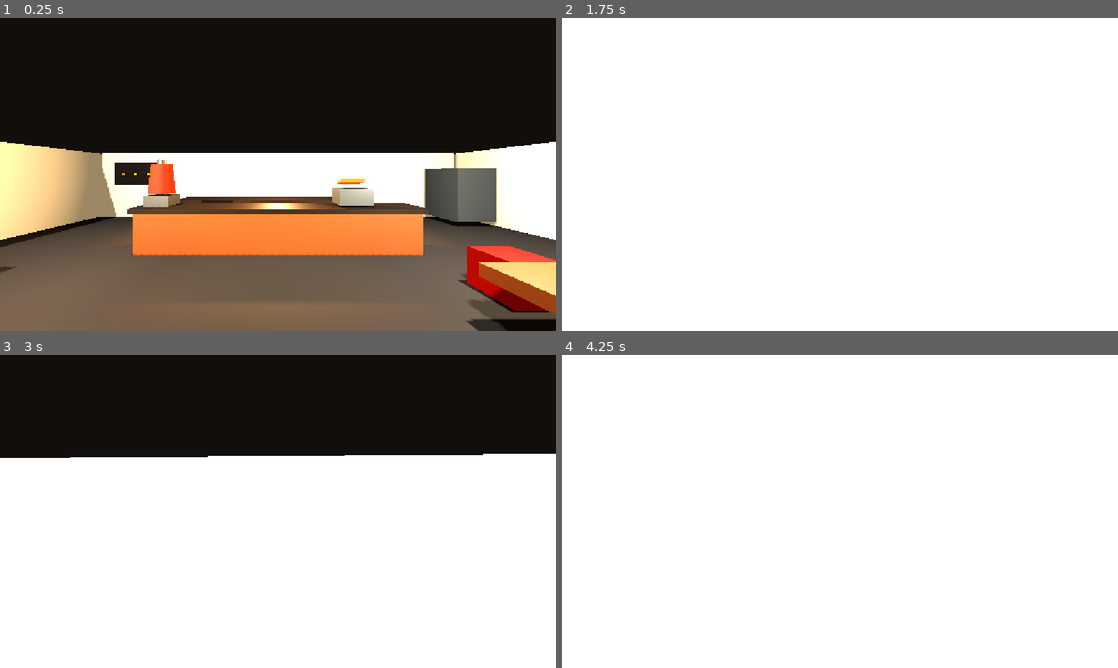
Above: before the commit, frames 1-4 (two rows, left to right).
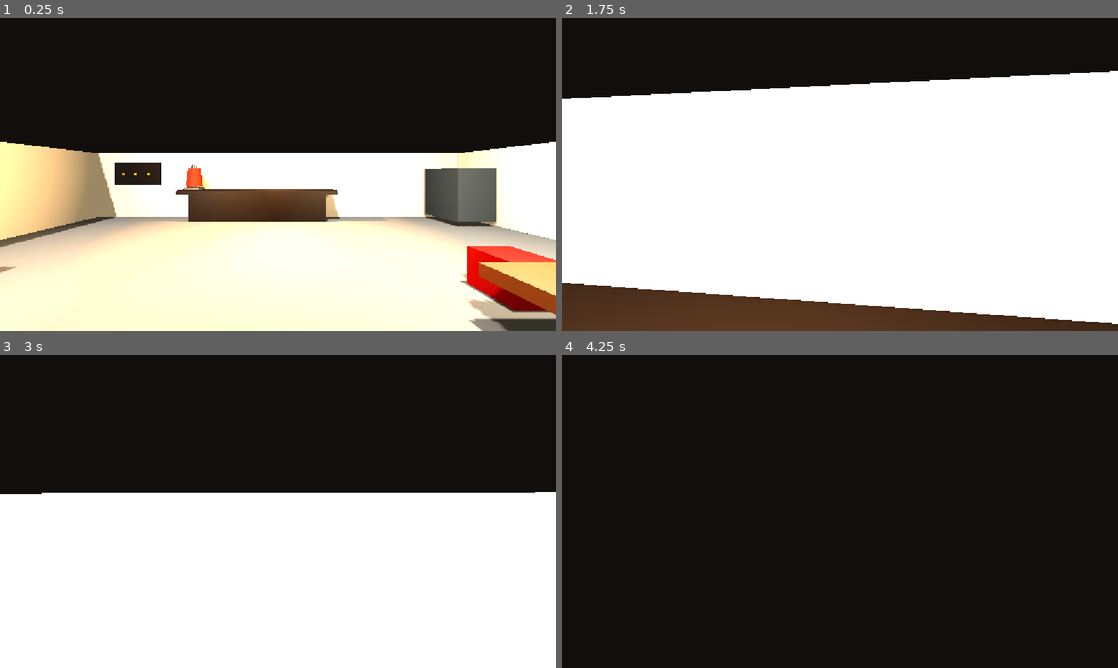
Above: after the commit, the same moments.

Repository: leon-beyleroglu/kebabcity
Game: Godot game, scene res://kebab_shop.tscn
Two runs of this game, one before a commit and one after it. Both use one fixed random seed, a clock stepped at 60 frames per second and the inputs below.
Inputs (mouse positions are in pixels of both pictures, inside the frame that each line leads up to):
- Up to frame 1 (0.25 s): no input
- Up to frame 2 (1.75 s): tap Enter at 0.5 s; move the mouse to (867, 174) at 0.52 s; hold Shift (sprint) 0.53-1.28 s; hold W (move_forward) from 0.53 s (still down); click (867, 174) at 0.67 s; tap Space (jump) at 0.77, 1.52 s; move the mouse to (812, 174) at 1.27 s; tap Shift (sprint) at 1.35 s
- Up to frame 3 (3 s): keep holding W (move_forward); move the mouse to (289, 505) at 2.02 s; hold Shift (sprint) 2.03-2.78 s; tap Space (jump) at 2.75 s; move the mouse to (272, 517) at 2.77 s; tap Shift (sprint) at 2.85 s; click (272, 517) at 2.92 s
- Up to frame 4 (4.25 s): keep holding W (move_forward); tap Space (jump) at 3.02, 3.77 s; move the mouse to (878, 514) at 3.52 s; hold Shift (sprint) from 3.53 s (still down)

The runs differ from the first frame. In frame 1, 37% of the frame differs, in the area x 0-100%, y 43-100%; in frame 2, 30%; in frame 3, 12%; in frame 4, 100%, in the area x 0-100%, y 0-100%.

Commit message:
Theke Details

Diff:
--- a/kebab_shop.tscn
+++ b/kebab_shop.tscn
@@ -1,14 +1,13 @@
 [gd_scene format=3 uid="uid://cbckxa8ja78vt"]
 
 [ext_resource type="Script" uid="uid://c0rl8h6ne4ir" path="res://player.gd" id="1_player"]
-[ext_resource type="Texture2D" uid="uid://c2o1xkacu131c" path="res://boden1.png" id="2_floor"]
 
 [sub_resource type="StandardMaterial3D" id="MatFloor"]
-albedo_texture = ExtResource("2_floor")
+albedo_color = Color(0.306494, 0.30649397, 0.30649397, 1)
 roughness = 0.9
 
 [sub_resource type="BoxMesh" id="BoxFloor"]
-size = Vector3(18, 0.2, 19.176208)
+size = Vector3(18, 0.2, 33.605347)
 
 [sub_resource type="BoxShape3D" id="ShapeFloor"]
 size = Vector3(18, 0.2, 33.605347)
@@ -19,10 +18,18 @@
 
 [sub_resource type="BoxMesh" id="BoxWall"]
 material = SubResource("MatWall")
-size = Vector3(17.161621, 3.2, 0.25)
+size = Vector3(17.530884, 3.2, 0.25)
 
 [sub_resource type="BoxShape3D" id="ShapeWall"]
-size = Vector3(17.169922, 3.2, 0.25)
+size = Vector3(10.578186, 3.2, 0.25)
+
+[sub_resource type="BoxMesh" id="BoxMesh_ye7d8"]
+material = SubResource("MatWall")
+size = Vector3(12.860107, 3.2, 0.25)
+
+[sub_resource type="BoxMesh" id="BoxMesh_hsot5"]
+material = SubResource("MatWall")
+size = Vector3(12.520386, 3.2, 0.25)
 
 [sub_resource type="BoxMesh" id="BoxSideWall"]
 material = SubResource("MatWall")
@@ -31,18 +38,10 @@
 [sub_resource type="BoxShape3D" id="ShapeSideWall"]
 size = Vector3(0.25, 3.2, 12)
 
-[sub_resource type="StandardMaterial3D" id="MatWood"]
-albedo_color = Color(0.38, 0.2, 0.09, 1)
-roughness = 0.7
-
-[sub_resource type="BoxMesh" id="BoxCounter"]
-material = SubResource("MatWood")
-size = Vector3(7.5, 1.15, 1.1)
-
 [sub_resource type="BoxShape3D" id="ShapeCounter"]
 size = Vector3(7.5, 1.15, 1.1)
 
-[sub_resource type="StandardMaterial3D" id="MatDark"]
+[sub_resource type="StandardMaterial3D" id="StandardMaterial3D_t8aj2"]
 albedo_color = Color(0.12, 0.1, 0.09, 1)
 metallic = 0.25
 roughness = 0.5
@@ -56,16 +55,12 @@
 material = SubResource("MatMetal")
 size = Vector3(1, 0.8, 1)
 
-[sub_resource type="StandardMaterial3D" id="MatSign"]
-albedo_color = Color(0.95, 0.18, 0.035, 1)
-emission_enabled = true
-emission = Color(0.95, 0.12, 0.02, 1)
-emission_energy_multiplier = 2.2
-
-[sub_resource type="StandardMaterial3D" id="StandardMaterial3D_t8aj2"]
-albedo_color = Color(0.12, 0.1, 0.09, 1)
-metallic = 0.25
-roughness = 0.5
+[sub_resource type="BoxShape3D" id="ShapeKitchenBackShelf"]
+size = Vector3(7, 0.2, 1.15)
+
+[sub_resource type="BoxMesh" id="BoxMesh_t8aj2"]
+material = SubResource("MatMetal")
+size = Vector3(1, 1.1958008, 1)
 
 [sub_resource type="CylinderMesh" id="Cylinder"]
 material = SubResource("MatMetal")
@@ -86,7 +81,7 @@
 radial_segments = 32
 
 [sub_resource type="BoxShape3D" id="ShapeSmall"]
-size = Vector3(1, 0.8, 1)
+size = Vector3(1.2991333, 0.8, 1)
 
 [sub_resource type="StandardMaterial3D" id="MatGlass"]
 transparency = 1
@@ -95,6 +90,10 @@
 
 [sub_resource type="StandardMaterial3D" id="StandardMaterial3D_hsot5"]
 albedo_color = Color(0.6627451, 0.61960787, 0.54509807, 1)
+
+[sub_resource type="StandardMaterial3D" id="MatWood"]
+albedo_color = Color(0.38, 0.2, 0.09, 1)
+roughness = 0.7
 
 [sub_resource type="StandardMaterial3D" id="MatRed"]
 albedo_color = Color(0.55, 0.06, 0.035, 1)
@@ -112,19 +111,88 @@
 radius = 0.45
 height = 2.356006
 
+[sub_resource type="StandardMaterial3D" id="MatDark"]
+albedo_color = Color(0.12, 0.1, 0.09, 1)
+metallic = 0.25
+roughness = 0.5
+
 [sub_resource type="StandardMaterial3D" id="MatYellow"]
 albedo_color = Color(0.95, 0.6, 0.08, 1)
 roughness = 0.5
 
+[sub_resource type="BoxMesh" id="BoxTestCounter"]
+material = SubResource("MatWood")
+size = Vector3(6.8, 1.2, 1.2)
+
+[sub_resource type="BoxShape3D" id="ShapeTestCounter"]
+size = Vector3(6.8, 1.2, 1.2)
+
+[sub_resource type="BoxMesh" id="BoxTestCounterTop"]
+material = SubResource("MatDark")
+size = Vector3(7.1, 0.14, 1.5)
+
+[sub_resource type="BoxMesh" id="BoxMesh_ffds4"]
+material = SubResource("MatMetal")
+size = Vector3(2.1360168, 1.9600769, 1)
+
+[sub_resource type="BoxMesh" id="BoxMesh_j7xc5"]
+material = SubResource("MatMetal")
+size = Vector3(2.05542, 0.8, 1)
+
+[sub_resource type="BoxMesh" id="BoxMesh_h3k53"]
+material = SubResource("MatMetal")
+size = Vector3(1, 1.639209, 1.3603516)
+
+[sub_resource type="BoxMesh" id="BoxMesh_dnwpt"]
+material = SubResource("MatMetal")
+size = Vector3(1, 1.7330078, 1.4648438)
+
+[sub_resource type="StandardMaterial3D" id="MatSign"]
+albedo_color = Color(0.95, 0.18, 0.035, 1)
+emission_enabled = true
+emission = Color(0.95, 0.12, 0.02, 1)
+emission_energy_multiplier = 2.2
+
+[sub_resource type="StandardMaterial3D" id="MatLettuce"]
+albedo_color = Color(0.16, 0.5, 0.08, 1)
+roughness = 0.85
+
+[sub_resource type="StandardMaterial3D" id="MatTomato"]
+albedo_color = Color(0.82, 0.1, 0.035, 1)
+roughness = 0.7
+
+[sub_resource type="StandardMaterial3D" id="MatOnion"]
+albedo_color = Color(0.82, 0.62, 0.8, 1)
+roughness = 0.75
+
+[sub_resource type="StandardMaterial3D" id="MatCabbage"]
+albedo_color = Color(0.72, 0.84, 0.42, 1)
+roughness = 0.85
+
+[sub_resource type="StandardMaterial3D" id="MatSauceWhite"]
+albedo_color = Color(0.94, 0.9, 0.72, 1)
+roughness = 0.45
+
+[sub_resource type="StandardMaterial3D" id="MatSauceRed"]
+albedo_color = Color(0.72, 0.06, 0.025, 1)
+roughness = 0.45
+
+[sub_resource type="StandardMaterial3D" id="MatCucumber"]
+albedo_color = Color(0.18, 0.34, 0.07, 1)
+roughness = 0.8
+
+[sub_resource type="BoxMesh" id="BoxMesh_v6cui"]
+material = SubResource("MatMetal")
+size = Vector3(1.4320679, 0.8, 1)
+
+[sub_resource type="StandardMaterial3D" id="MatReceipt"]
+albedo_color = Color(0.96, 0.95, 0.86, 1)
+roughness = 0.95
+
 [node name="KebabShop" type="Node3D" unique_id=559436482]
 
 [node name="Floor" type="MeshInstance3D" parent="." unique_id=2144488617]
-transform = Transform3D(1, 0, 0, 0, 1, 0, 0, 0, 1, 0, 0, 18.03195)
-material_override = SubResource("MatFloor")
-mesh = SubResource("BoxFloor")
-
-[node name="Floor" type="MeshInstance3D" parent="Floor" unique_id=1012272236]
-transform = Transform3D(1, 0, 0, 0, 1, 0, 0, 0, 1, 0, 0, -14.230016)
+transform = Transform3D(1, 0, 0, 0, 1, 0, 0, 0, 1, 0, 0, 10.802673)
 material_override = SubResource("MatFloor")
 mesh = SubResource("BoxFloor")
 
@@ -138,6 +206,7 @@
 transform = Transform3D(1, 0, 0, 0, 1, 0, 0, 0, 1, 0, 1.6, -5.875)
 
 [node name="Mesh" type="MeshInstance3D" parent="BackWall" unique_id=832768864]
+transform = Transform3D(1, 0, 0, 0, 1, 0, 0, 0, 1, -0.004211426, 0, 0)
 mesh = SubResource("BoxWall")
 
 [node name="Collision" type="CollisionShape3D" parent="BackWall" unique_id=2012523530]
@@ -147,20 +216,22 @@
 transform = Transform3D(0.65, 0, 0, 0, 1, 0, 0, 0, 1, -6.2, 1.6, 5.875)
 
 [node name="Mesh" type="MeshInstance3D" parent="FrontWallLeft" unique_id=1078924085]
-mesh = SubResource("BoxWall")
+transform = Transform3D(1, 0, 0, 0, 1, 0, 0, 0, 1, 2.1507573, 0, 0)
+mesh = SubResource("BoxMesh_ye7d8")
 
 [node name="Collision" type="CollisionShape3D" parent="FrontWallLeft" unique_id=1783023936]
+transform = Transform3D(1, 0, 0, 0, 1, 0, 0, 0, 1, 0.96780396, 0, 0)
 shape = SubResource("ShapeWall")
 
 [node name="FrontWallRight" type="StaticBody3D" parent="." unique_id=1305159657]
 transform = Transform3D(0.65, 0, 0, 0, 1, 0, 0, 0, 1, 6.2, 1.6, 5.875)
 
 [node name="Mesh" type="MeshInstance3D" parent="FrontWallRight" unique_id=185786909]
-transform = Transform3D(1, 0, 0, 0, 1, 0, 0, 0, 1, 0.41918945, 0, 0)
-mesh = SubResource("BoxWall")
+transform = Transform3D(1, 0, 0, 0, 1, 0, 0, 0, 1, -1.9014287, 0, 0)
+mesh = SubResource("BoxMesh_hsot5")
 
 [node name="Collision" type="CollisionShape3D" parent="FrontWallRight" unique_id=543958810]
-transform = Transform3D(1, 0, 0, 0, 1, 0, 0, 0, 1, 0.41503906, 0, 0)
+transform = Transform3D(1, 0, 0, 0, 1, 0, 0, 0, 1, -1.9130254, 0, 0)
 shape = SubResource("ShapeWall")
 
 [node name="LeftWall" type="StaticBody3D" parent="." unique_id=1771358709]
@@ -183,56 +254,44 @@
 
 [node name="Counter" type="StaticBody3D" parent="." unique_id=2045189453]
 transform = Transform3D(1, 0, 0, 0, 1, 0, 0, 0, 1, 0, 0.575, -2.8)
-
-[node name="Mesh" type="MeshInstance3D" parent="Counter" unique_id=213595159]
-transform = Transform3D(1, 0, 0, 0, 1, 0, 0, 0, 1, 0, 0, 1.1876299)
-mesh = SubResource("BoxCounter")
 
 [node name="Collision" type="CollisionShape3D" parent="Counter" unique_id=1274107635]
 transform = Transform3D(1, 0, 0, 0, 1, 0, 0, 0, 1, 0, 0, 1.1886399)
 shape = SubResource("ShapeCounter")
 
-[node name="CounterTop" type="MeshInstance3D" parent="." unique_id=557678241]
-transform = Transform3D(1.03, 0, 0, 0, 0.12, 0, 0, 0, 1.06, 0, 1.22, -1.61237)
-material_override = SubResource("MatDark")
-mesh = SubResource("BoxCounter")
-
-[node name="CashRegister" type="MeshInstance3D" parent="." unique_id=1798960768]
-transform = Transform3D(0.9, 0, 0, 0, 0.55, 0, 0, 0, 0.75, 2.1, 1.55, -1.61237)
-mesh = SubResource("BoxSmall")
-
-[node name="CashScreen" type="MeshInstance3D" parent="." unique_id=1999699835]
-transform = Transform3D(0.65, 0, 0, 0, 0.07825181, 0.10395585, 0, -0.016632935, 0.4890738, 2.1, 1.95, -1.7323701)
-material_override = SubResource("MatSign")
-mesh = SubResource("BoxSmall")
-
 [node name="KitchenBackShelf" type="MeshInstance3D" parent="." unique_id=1005955309]
-transform = Transform3D(7, 0, 0, 0, 0.25, 0, 0, 0, 1.15, -0.91877294, 0.9611652, -5.170214)
+transform = Transform3D(7, 0, 0, 0, 0.25, 0, 0, 0, 1.15, -0.91877294, 1.3706589, -5.170214)
 material_override = SubResource("StandardMaterial3D_t8aj2")
 mesh = SubResource("BoxSmall")
 
+[node name="KitchenBackShelfCollision" type="StaticBody3D" parent="." unique_id=873622873]
+transform = Transform3D(1, 0, 0, 0, 1, 0, 0, 0, 1, -0.91877294, 1.3706589, -5.170214)
+
+[node name="CollisionShape3D" type="CollisionShape3D" parent="KitchenBackShelfCollision" unique_id=234483679]
+shape = SubResource("ShapeKitchenBackShelf")
+
 [node name="KitchenBackShelf2" type="MeshInstance3D" parent="." unique_id=1157267575]
-transform = Transform3D(6, 0, 0, 0, 1, 0, 0, 0, 1, -0.91877294, 0.54147387, -5.170214)
+transform = Transform3D(6, 0, 0, 0, 1, 0, 0, 0, 1, -0.91877294, 0.6891401, -5.170214)
 material_override = SubResource("StandardMaterial3D_t8aj2")
-mesh = SubResource("BoxSmall")
+mesh = SubResource("BoxMesh_t8aj2")
 
 [node name="DonerSpit" type="Node3D" parent="." unique_id=231999689]
 transform = Transform3D(0.5, 0, 0, 0, 0.5, 0, 0, 0, 0.5, -3.9592829, 0.6649709, -2.4962418)
 
 [node name="Base" type="MeshInstance3D" parent="DonerSpit" unique_id=1536134390]
-transform = Transform3D(1.35, 0, 0, 0, 0.75, 0, 0, 0, 1.35, 1.2535589, 1.517907, 1.6601951)
+transform = Transform3D(1.35, 0, 0, 0, 0.75, 0, 0, 0, 1.35, 0.30502558, 1.5179071, -5.176435)
 mesh = SubResource("BoxSmall")
 
 [node name="Pole" type="MeshInstance3D" parent="DonerSpit" unique_id=352803591]
-transform = Transform3D(1, 0, 0, 0, 1, 0, 0, 0, 1, 1.2535589, 2.617907, 1.6601951)
+transform = Transform3D(1, 0, 0, 0, 1, 0, 0, 0, 1, 0.30502558, 2.617907, -5.176435)
 mesh = SubResource("Cylinder")
 
 [node name="Meat" type="MeshInstance3D" parent="DonerSpit" unique_id=1155044594]
-transform = Transform3D(1, 0, 0, 0, 1, 0, 0, 0, 1, 1.2535589, 2.7738883, 1.6601951)
+transform = Transform3D(1, 0, 0, 0, 1, 0, 0, 0, 1, 0.30502558, 2.7738886, -5.176435)
 mesh = SubResource("CylinderMeat")
 
 [node name="TopCap" type="MeshInstance3D" parent="DonerSpit" unique_id=175268866]
-transform = Transform3D(0.7, 0, 0, 0, 0.2, 0, 0, 0, 0.7, 1.2535589, 3.617907, 1.6601951)
+transform = Transform3D(0.7, 0, 0, 0, 0.2, 0, 0, 0, 0.7, 0.30502558, 3.617907, -5.176435)
 mesh = SubResource("Cylinder")
 
 [node name="Grill" type="StaticBody3D" parent="." unique_id=7977972]
@@ -375,3 +434,239 @@
 transform = Transform3D(0.08, 0, 0, 0, 0.08, 0, 0, 0, 0.08, -6.2, 2.2, -5.55)
 material_override = SubResource("MatYellow")
 mesh = SubResource("BoxSmall")
+
+[node name="Test Ablage" type="Node" parent="." unique_id=1651331433]
+
+[node name="CeilingLight3" type="OmniLight3D" parent="Test Ablage" unique_id=1762253239]
+transform = Transform3D(-1, 0, -8.742277e-08, 0, 1, 0, 8.742277e-08, 0, -1, 4.3881164, 4.059645, 18.912033)
+light_color = Color(1, 0.92, 0.78, 1)
+light_energy = 5.0
+shadow_enabled = true
+omni_range = 8.0
+
+[node name="CeilingLight4" type="OmniLight3D" parent="Test Ablage" unique_id=1991501288]
+transform = Transform3D(-1, 0, -8.742277e-08, 0, 1, 0, 8.742277e-08, 0, -1, -4.00896, 3.4334006, 19.696362)
+light_color = Color(1, 0.82, 0.62, 1)
+light_energy = 5.0
+shadow_enabled = true
+omni_range = 8.0
+
+[node name="CeilingLight2" type="OmniLight3D" parent="Test Ablage" unique_id=669825707]
+transform = Transform3D(-4.3711385e-08, 0, 1, 0, 1, 0, -1, 0, -4.3711385e-08, -4.0660973, 3.3847013, 14.804658)
+light_color = Color(1, 0.92, 0.78, 1)
+light_energy = 5.0
+shadow_enabled = true
+omni_range = 8.0
+
+[node name="CeilingLight1" type="OmniLight3D" parent="Test Ablage" unique_id=816121389]
+transform = Transform3D(-4.3711385e-08, 0, 1, 0, 1, 0, -1, 0, -4.3711385e-08, 3.8186803, 3.3847013, 14.845936)
+light_color = Color(1, 0.82, 0.62, 1)
+light_energy = 5.0
+shadow_enabled = true
+omni_range = 8.0
+
+[node name="Kebab Theke" type="Node3D" parent="Test Ablage" unique_id=261146714]
+
+[node name="Thekenkoerper" type="StaticBody3D" parent="Test Ablage/Kebab Theke" unique_id=2127103860]
+transform = Transform3D(1, 0, 0, 0, 1, 0, 0, 0, 1, 0, 0.6, 17)
+
+[node name="Mesh" type="MeshInstance3D" parent="Test Ablage/Kebab Theke/Thekenkoerper" unique_id=617863252]
+mesh = SubResource("BoxTestCounter")
+
+[node name="CollisionShape3D" type="CollisionShape3D" parent="Test Ablage/Kebab Theke/Thekenkoerper" unique_id=1974974666]
+shape = SubResource("ShapeTestCounter")
+
+[node name="Arbeitsplatte" type="MeshInstance3D" parent="Test Ablage/Kebab Theke" unique_id=181629757]
+transform = Transform3D(1, 0, 0, 0, 1, 0, 0, 0, 1, 0, 1.27, 17)
+mesh = SubResource("BoxTestCounterTop")
+
+[node name="Glasfront" type="MeshInstance3D" parent="Test Ablage/Kebab Theke" unique_id=630860907]
+transform = Transform3D(3.15, 0, 0, 0, 0.65, 0, 0, 0, 0.045, -0.051108647, 1.9526007, 17.6622)
+material_override = SubResource("MatGlass")
+mesh = SubResource("BoxMesh_ffds4")
+
+[node name="Glasdach" type="MeshInstance3D" parent="Test Ablage/Kebab Theke" unique_id=2082664257]
+transform = Transform3D(3.25, 0, 0, 0, 0.045, 0, 0, 0, 0.7, -0.054351807, 2.594596, 17.326601)
+material_override = SubResource("MatGlass")
+mesh = SubResource("BoxMesh_j7xc5")
+
+[node name="PfostenLinks" type="MeshInstance3D" parent="Test Ablage/Kebab Theke" unique_id=2142685734]
+transform = Transform3D(0.06, 0, 0, 0, 0.8, 0, 0, 0, 0.06, -3.408503, 1.959842, 17.659756)
+material_override = SubResource("MatMetal")
+mesh = SubResource("BoxMesh_h3k53")
+
+[node name="PfostenRechts" type="MeshInstance3D" parent="Test Ablage/Kebab Theke" unique_id=2083911651]
+transform = Transform3D(0.06, 0, 0, 0, 0.8, 0, 0, 0, 0.06, 3.3290122, 1.9402931, 17.647316)
+material_override = SubResource("MatMetal")
+mesh = SubResource("BoxMesh_dnwpt")
+
+[node name="MenueTafel" type="MeshInstance3D" parent="Test Ablage/Kebab Theke" unique_id=2011322295]
+transform = Transform3D(2.8, 0, 0, 0, 0.8, 0, 0, 0, 0.08, 0, 2.904776, 17.74291)
+material_override = SubResource("MatDark")
+mesh = SubResource("BoxSmall")
+
+[node name="Leuchtschrift" type="MeshInstance3D" parent="Test Ablage/Kebab Theke" unique_id=1607386610]
+transform = Transform3D(2.5, 0, 0, 0, 0.15, 0, 0, 0, 0.05, 0, 2.904776, 17.676804)
+material_override = SubResource("MatSign")
+mesh = SubResource("BoxSmall")
+
+[node name="Zutaten" type="Node3D" parent="Test Ablage/Kebab Theke" unique_id=1058483079]
+
+[node name="Salatwanne" type="MeshInstance3D" parent="Test Ablage/Kebab Theke/Zutaten" unique_id=1038067378]
+transform = Transform3D(0.78, 0, 0, 0, 0.08, 0, 0, 0, 0.42, -0.45040023, 1.3598785, 17.05)
+material_override = SubResource("MatMetal")
+mesh = SubResource("BoxSmall")
+
+[node name="Salat" type="MeshInstance3D" parent="Test Ablage/Kebab Theke/Zutaten" unique_id=794740063]
+transform = Transform3D(0.7, 0, 0, 0, 0.1, 0, 0, 0, 0.34, -0.45040023, 1.4498786, 17.05)
+material_override = SubResource("MatLettuce")
+mesh = SubResource("BoxSmall")
+
+[node name="Tomatenwanne" type="MeshInstance3D" parent="Test Ablage/Kebab Theke/Zutaten" unique_id=174979748]
+transform = Transform3D(0.78, 0, 0, 0, 0.08, 0, 0, 0, 0.42, 0.6067531, 1.3612529, 17.05)
+material_override = SubResource("MatMetal")
+mesh = SubResource("BoxSmall")
+
+[node name="Tomaten" type="MeshInstance3D" parent="Test Ablage/Kebab Theke/Zutaten" unique_id=1468185354]
+transform = Transform3D(0.7, 0, 0, 0, 0.1, 0, 0, 0, 0.34, 0.6067531, 1.4512529, 17.05)
+material_override = SubResource("MatTomato")
+mesh = SubResource("BoxSmall")
+
+[node name="Zwiebelwanne" type="MeshInstance3D" parent="Test Ablage/Kebab Theke/Zutaten" unique_id=963335762]
+transform = Transform3D(0.78, 0, 0, 0, 0.08, 0, 0, 0, 0.42, 1.55, 1.3601236, 17.05)
+material_override = SubResource("MatMetal")
+mesh = SubResource("BoxSmall")
+
+[node name="Zwiebeln" type="MeshInstance3D" parent="Test Ablage/Kebab Theke/Zutaten" unique_id=1024667507]
+transform = Transform3D(0.7, 0, 0, 0, 0.1, 0, 0, 0, 0.34, 1.55, 1.4501237, 17.05)
+material_override = SubResource("MatOnion")
+mesh = SubResource("BoxSmall")
+
+[node name="Krautwanne" type="MeshInstance3D" parent="Test Ablage/Kebab Theke/Zutaten" unique_id=240952091]
+transform = Transform3D(0.62, 0, 0, 0, 0.08, 0, 0, 0, 0.42, 2.4025977, 1.3576487, 17.05)
+material_override = SubResource("MatMetal")
+mesh = SubResource("BoxSmall")
+
+[node name="Kraut" type="MeshInstance3D" parent="Test Ablage/Kebab Theke/Zutaten" unique_id=644870592]
+transform = Transform3D(0.55, 0, 0, 0, 0.1, 0, 0, 0, 0.34, 2.4025977, 1.4476488, 17.05)
+material_override = SubResource("MatCabbage")
+mesh = SubResource("BoxSmall")
+
+[node name="Sossen" type="Node3D" parent="Test Ablage/Kebab Theke/Zutaten" unique_id=2073087439]
+
+[node name="Knoblauchsosse" type="MeshInstance3D" parent="Test Ablage/Kebab Theke/Zutaten/Sossen" unique_id=679111318]
+transform = Transform3D(0.18, 0, 0, 0, 0.35, 0, 0, 0, 0.18, 3.0660923, 1.4766362, 17.058718)
+material_override = SubResource("MatSauceWhite")
+mesh = SubResource("BoxSmall")
+
+[node name="ScharfeSosse" type="MeshInstance3D" parent="Test Ablage/Kebab Theke/Zutaten/Sossen" unique_id=1143663258]
+transform = Transform3D(0.18, 0, 0, 0, 0.35, 0, 0, 0, 0.18, 3.3766131, 1.4696611, 17.058718)
+material_override = SubResource("MatSauceRed")
+mesh = SubResource("BoxSmall")
+
+[node name="SossenKappeWeiss" type="MeshInstance3D" parent="Test Ablage/Kebab Theke/Zutaten/Sossen" unique_id=2084049967]
+transform = Transform3D(0.1, 0, 0, 0, 0.06, 0, 0, 0, 0.1, 3.0660923, 1.6335524, 17.058718)
+material_override = SubResource("MatMetal")
+mesh = SubResource("BoxSmall")
+
+[node name="SossenKappeRot" type="MeshInstance3D" parent="Test Ablage/Kebab Theke/Zutaten/Sossen" unique_id=175589451]
+transform = Transform3D(0.1, 0, 0, 0, 0.06, 0, 0, 0, 0.1, 3.3766131, 1.6299089, 17.058718)
+material_override = SubResource("MatMetal")
+mesh = SubResource("BoxSmall")
+
+[node name="Salatblatt1" type="MeshInstance3D" parent="Test Ablage/Kebab Theke/Zutaten" unique_id=806979065]
+transform = Transform3D(0.23, 0, 0, 0, 0.045, 0, 0, 0, 0.18, -0.82040024, 1.4549345, 16.96)
+material_override = SubResource("MatLettuce")
+mesh = SubResource("BoxSmall")
+
+[node name="Salatblatt2" type="MeshInstance3D" parent="Test Ablage/Kebab Theke/Zutaten" unique_id=84928169]
+transform = Transform3D(0.2, 0, 0, 0, 0.05, 0, 0, 0, 0.21, -0.3504002, 1.483074, 17.17)
+material_override = SubResource("MatCabbage")
+mesh = SubResource("BoxSmall")
+
+[node name="Salatblatt3" type="MeshInstance3D" parent="Test Ablage/Kebab Theke/Zutaten" unique_id=910232682]
+transform = Transform3D(0.22, 0, 0, 0, 0.04, 0, 0, 0, 0.16, -0.20714986, 1.5398786, 16.93)
+material_override = SubResource("MatLettuce")
+mesh = SubResource("BoxSmall")
+
+[node name="Tomatenscheibe1" type="MeshInstance3D" parent="Test Ablage/Kebab Theke/Zutaten" unique_id=1388914196]
+transform = Transform3D(0.2, 0, 0, 0, 0.045, 0, 0, 0, 0.18, 0.25675312, 1.5153859, 16.94)
+material_override = SubResource("MatTomato")
+mesh = SubResource("BoxSmall")
+
+[node name="Tomatenscheibe2" type="MeshInstance3D" parent="Test Ablage/Kebab Theke/Zutaten" unique_id=1945767559]
+transform = Transform3D(0.18, 0, 0, 0, 0.045, 0, 0, 0, 0.18, 0.62675315, 1.4977825, 17.12)
+material_override = SubResource("MatTomato")
+mesh = SubResource("BoxSmall")
+
+[node name="Tomatenscheibe3" type="MeshInstance3D" parent="Test Ablage/Kebab Theke/Zutaten" unique_id=1237888570]
+transform = Transform3D(0.19, 0, 0, 0, 0.045, 0, 0, 0, 0.16, 0.8843197, 1.5251092, 16.94)
+material_override = SubResource("MatTomato")
+mesh = SubResource("BoxSmall")
+
+[node name="Zwiebelstreifen1" type="MeshInstance3D" parent="Test Ablage/Kebab Theke/Zutaten" unique_id=671035391]
+transform = Transform3D(0.1, 0, 0, 0, 0.04, 0, 0, 0, 0.24, 1.3032098, 1.5064337, 17.058908)
+material_override = SubResource("MatOnion")
+mesh = SubResource("BoxSmall")
+
+[node name="Zwiebelstreifen2" type="MeshInstance3D" parent="Test Ablage/Kebab Theke/Zutaten" unique_id=688457544]
+transform = Transform3D(0.24, 0, 0, 0, 0.04, 0, 0, 0, 0.09, 1.62, 1.4997025, 17.12)
+material_override = SubResource("MatOnion")
+mesh = SubResource("BoxSmall")
+
+[node name="Gurkenstreifen" type="MeshInstance3D" parent="Test Ablage/Kebab Theke/Zutaten" unique_id=1695214652]
+transform = Transform3D(0.46, 0, 0, 0, 0.045, 0, 0, 0, 0.13, 2.4025977, 1.5145949, 16.98)
+material_override = SubResource("MatCucumber")
+mesh = SubResource("BoxSmall")
+
+[node name="Seitenkasse" type="StaticBody3D" parent="Test Ablage/Kebab Theke" unique_id=806556078]
+transform = Transform3D(1, 0, 0, 0, 1, 0, 0, 0, 1, 4.02, 1.3, 16.68)
+
+[node name="Ablage" type="MeshInstance3D" parent="Test Ablage/Kebab Theke/Seitenkasse" unique_id=1321596161]
+transform = Transform3D(0.9, 0, 0, 0, 0.1, 0, 0, 0, 0.9, -6.567695, 0.16154456, 0.101573944)
+material_override = SubResource("MatWood")
+mesh = SubResource("BoxMesh_v6cui")
+
+[node name="CollisionShape3D" type="CollisionShape3D" parent="Test Ablage/Kebab Theke/Seitenkasse" unique_id=823446477]
+transform = Transform3D(0.9, 0, 0, 0, 0.1, 0, 0, 0, 0.9, -6.5786104, 0.20328712, 0)
+shape = SubResource("ShapeSmall")
+
+[node name="Kassenblock" type="MeshInstance3D" parent="Test Ablage/Kebab Theke/Seitenkasse" unique_id=2130210358]
+transform = Transform3D(0.68, 0, 0, 0, 0.23, 0, 0, 0, 0.52, -6.762126, 0.28106463, 0.101573944)
+material_override = SubResource("MatMetal")
+mesh = SubResource("BoxSmall")
+
+[node name="Tastatur" type="MeshInstance3D" parent="Test Ablage/Kebab Theke/Seitenkasse" unique_id=1276855399]
+transform = Transform3D(0.48, 0, 0, 0, 0.035, 0, 0, 0, 0.32, -6.76816, 0.38665593, 0.017295837)
+material_override = SubResource("MatDark")
+mesh = SubResource("BoxSmall")
+
+[node name="Taste1" type="MeshInstance3D" parent="Test Ablage/Kebab Theke/Seitenkasse" unique_id=768164669]
+transform = Transform3D(0.08, 0, 0, 0, 0.025, 0, 0, 0, 0.07, -6.94816, 0.43165588, 0.017295837)
+material_override = SubResource("MatYellow")
+mesh = SubResource("BoxSmall")
+
+[node name="Taste2" type="MeshInstance3D" parent="Test Ablage/Kebab Theke/Seitenkasse" unique_id=1148511056]
+transform = Transform3D(0.08, 0, 0, 0, 0.025, 0, 0, 0, 0.07, -6.76816, 0.43165588, 0.017295837)
+material_override = SubResource("MatYellow")
+mesh = SubResource("BoxSmall")
+
+[node name="Taste3" type="MeshInstance3D" parent="Test Ablage/Kebab Theke/Seitenkasse" unique_id=1818412463]
+transform = Transform3D(0.08, 0, 0, 0, 0.025, 0, 0, 0, 0.07, -6.58816, 0.43165588, 0.017295837)
+material_override = SubResource("MatYellow")
+mesh = SubResource("BoxSmall")
+
+[node name="Display" type="MeshInstance3D" parent="Test Ablage/Kebab Theke/Seitenkasse" unique_id=2107374686]
+transform = Transform3D(0.38, 0, 0, 0, 0.06, 0.1, 0, -0.02, 0.28, -6.762126, 0.47694826, 0.2980461)
+material_override = SubResource("MatSign")
+mesh = SubResource("BoxSmall")
+
+[node name="Bondrucker" type="MeshInstance3D" parent="Test Ablage/Kebab Theke/Seitenkasse" unique_id=389878335]
+transform = Transform3D(0.25, 0, 0, 0, 0.12, 0, 0, 0, 0.23, -6.152768, 0.24943829, 0.19912529)
+material_override = SubResource("MatDark")
+mesh = SubResource("BoxSmall")
+
+[node name="Bon" type="MeshInstance3D" parent="Test Ablage/Kebab Theke/Seitenkasse" unique_id=1549397172]
+transform = Transform3D(0.16, 0, 0, 0, 0.23, 0, 0, 0, 0.025, -6.1715565, 0.39852726, 0.23818016)
+material_override = SubResource("MatReceipt")
+mesh = SubResource("BoxSmall")
